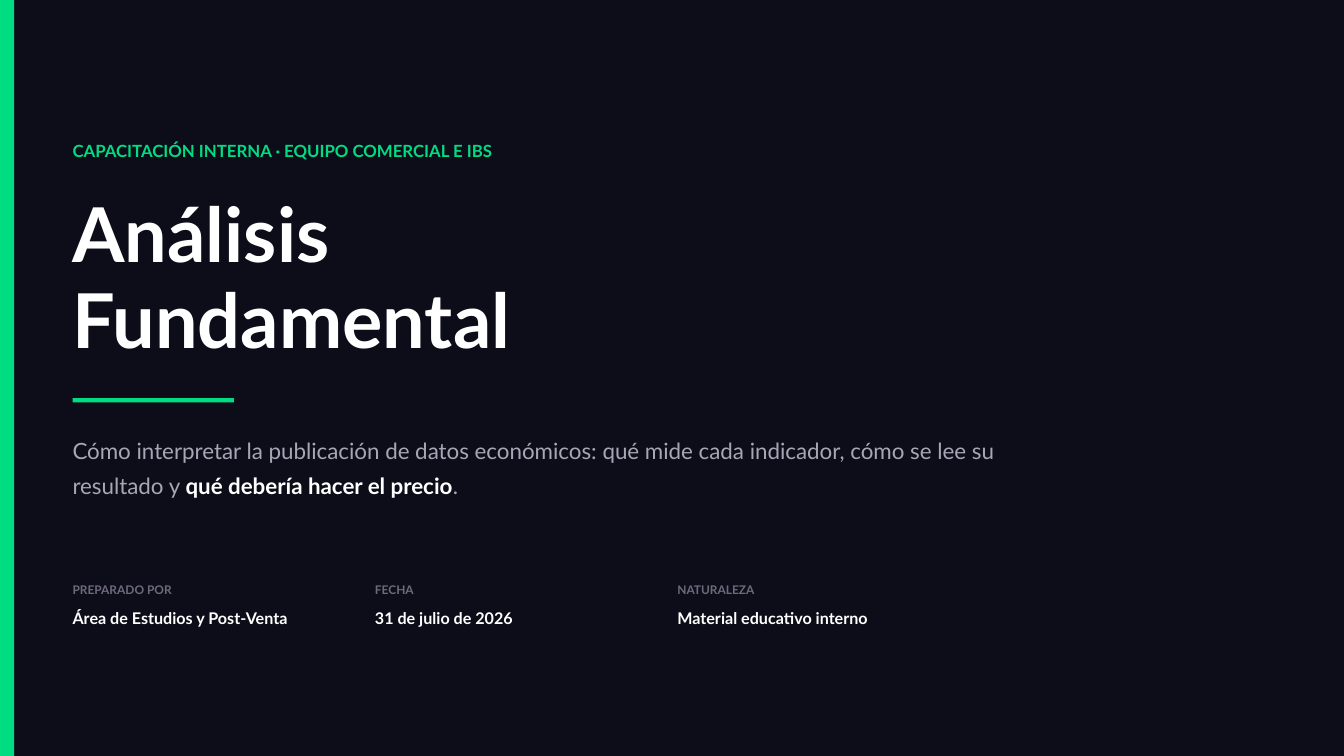
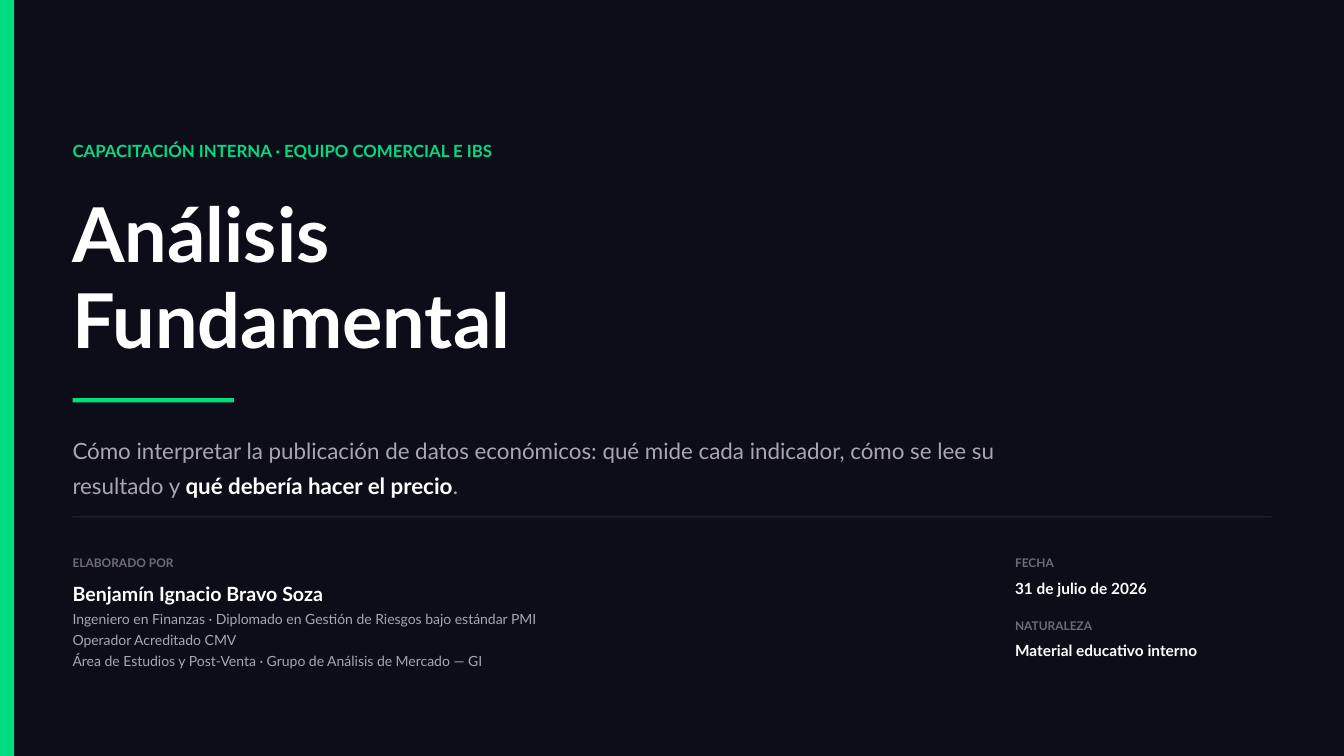
Before and after one commit to ramaDben/grupo-analisis-mercado, a slide deck: slide 1 of docs/capacitacion/Analisis Fundamental - Capacitacion GI.pptx. Drawn at 1344x756 pixels with LibreOffice and Linux fonts; fonts in the diff are those of the drawing. Boxes give left, top, right and bottom in pixels: in the first picture for what was removed or moved away, otherwise in the second. Text is boxed around its words. In the diff, an @@ line names an element or a change of style, - is before the commit and + after.

```diff
--- a/docs/capacitacion/Analisis Fundamental - Capacitacion GI.pptx
+++ b/docs/capacitacion/Analisis Fundamental - Capacitacion GI.pptx
@@ rectangle added at bbox=[73, 516, 1271, 517], fill #1E1E36 @@
@@ text added at bbox=[73, 558, 174, 567], 8.5 pt, text #6E6A7C, bold @@
+ELABORADO POR
@@ text "FECHA": place and size @@
-text "FECHA" at bbox=[375, 585, 414, 594]
+text "FECHA" at bbox=[1015, 558, 1054, 567]
@@ text removed at bbox=[73, 585, 172, 594] @@
-PREPARADO POR
@@ text added at bbox=[73, 586, 323, 605], 14 pt, text #FFFFFF, bold @@
+Benjamín Ignacio Bravo Soza
@@ text "31 de julio de 2026": place and size @@
-text "31 de julio de 2026" at bbox=[375, 612, 512, 627]
+text "31 de julio de 2026" at bbox=[1015, 582, 1147, 597]
@@ text "31 de julio de 2026" at bbox=[1015, 582, 1147, 597]: size 11.5 to 11 pt @@
@@ text added at bbox=[73, 613, 536, 627], 10 pt, text #A9A5B4 @@
+Ingeniero en Finanzas · Diplomado en Gestión de Riesgos bajo estándar PMI
@@ text "NATURALEZA": place and size @@
-text "NATURALEZA" at bbox=[677, 585, 754, 594]
+text "NATURALEZA" at bbox=[1015, 621, 1092, 630]
@@ text at bbox=[73, 654, 482, 669]: text changed; size 11.5 to 10 pt; text colour #FFFFFF to #A9A5B4; bold off @@
-Área de Estudios y Post-Venta
+Área de Estudios y Post-Venta · Grupo de Análisis de Mercado — GI
@@ text added at bbox=[73, 634, 237, 648], 10 pt, text #A9A5B4 @@
+Operador Acreditado CMV
@@ text "Material educativo interno" at bbox=[1015, 644, 1198, 656]: size 11.5 to 11 pt @@
@@ text "Material educativo interno": place and size @@
-text "Material educativo interno" at bbox=[677, 612, 868, 624]
+text "Material educativo interno" at bbox=[1015, 644, 1198, 656]
```
Also in this commit, not shown: 7 other slides changed, 7 other files.
